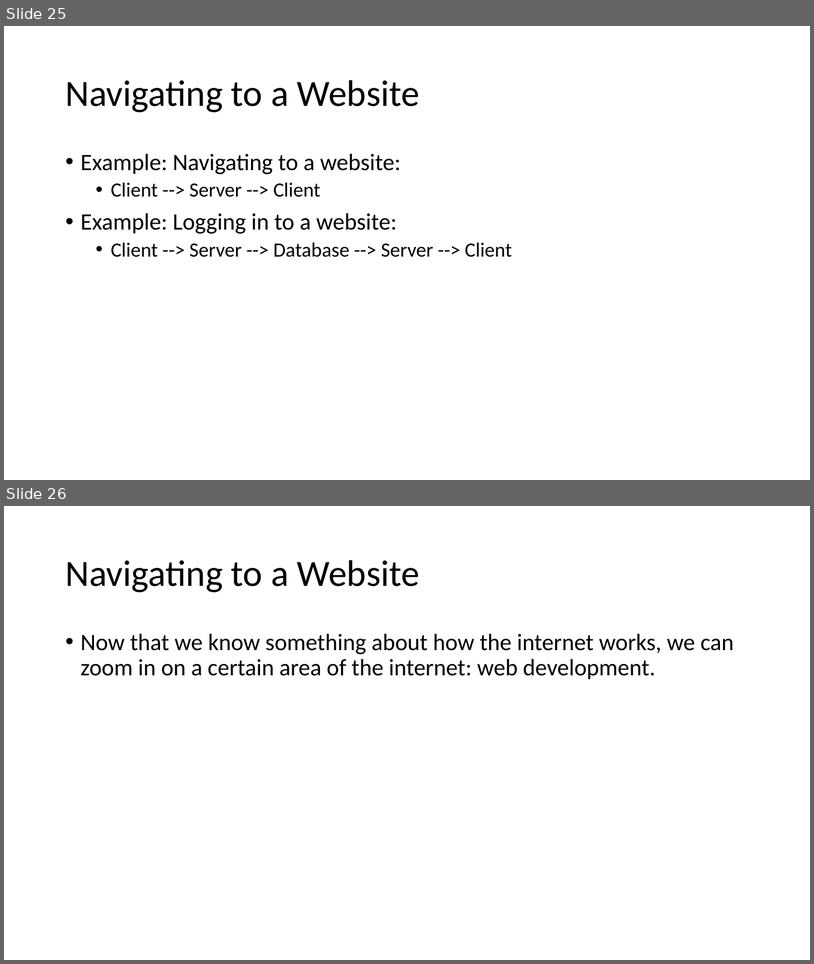
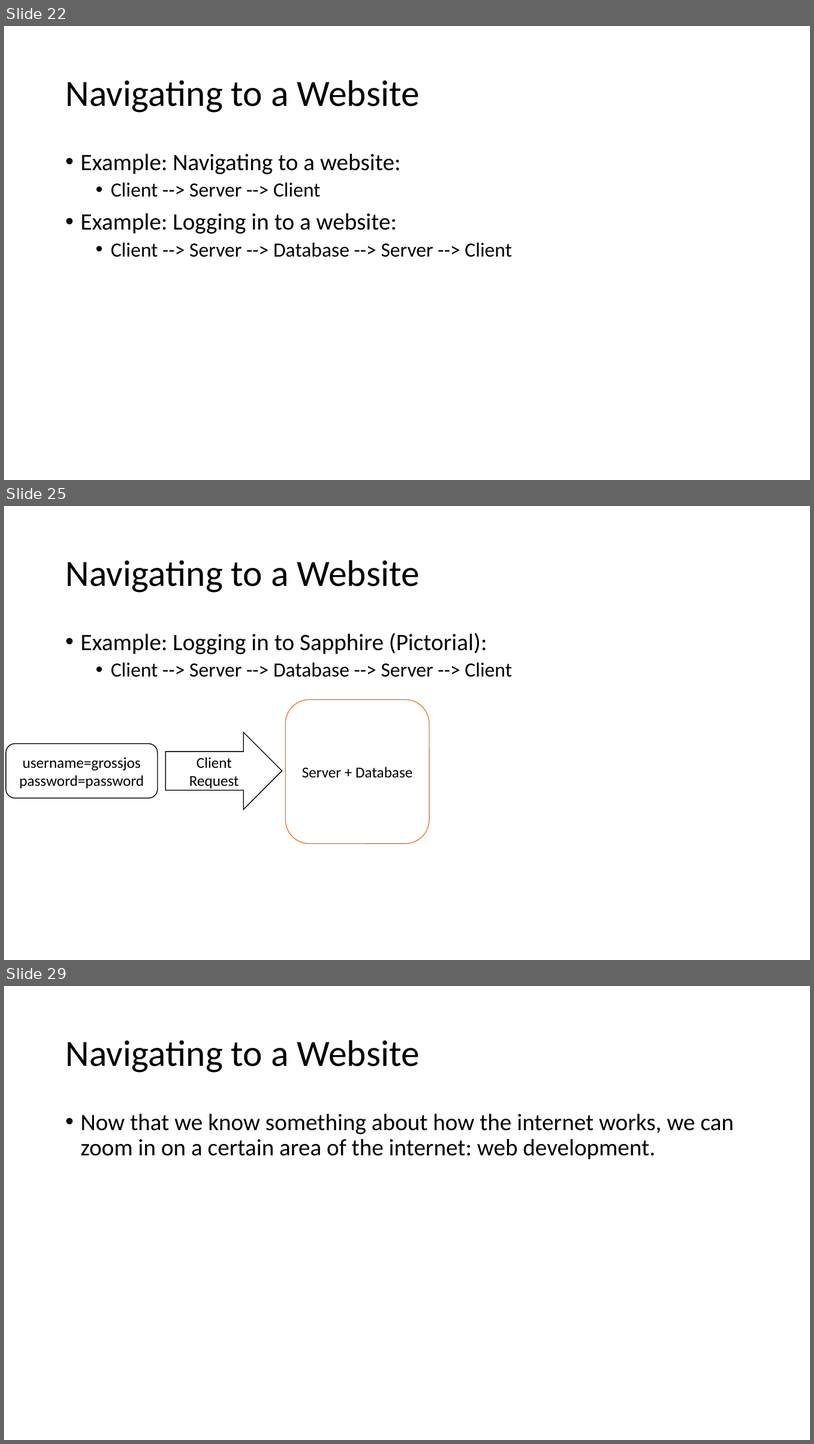
Before and after one commit to MrJoshGross/Course-Curricular-Material, a slide deck: wip/Lecture 7 - Introduction to the Internet.pptx. Shown one above the other, each under a label of ours: slides 25 and 26 before the commit, slides 22, 25 and 29 after it; the slides between them are not shown. The pictures are 814x964 and 814x1444 pixels, drawn with LibreOffice and Linux fonts; fonts in the diff are those of the drawing. Boxes give left, top, right and bottom in pixels: in the first picture for what was removed or moved away, otherwise in the second. Text is boxed around its words. In the diff, an @@ line names an element or a change of style, - is before the commit and + after.

```diff
--- a/wip/Lecture 7 - Introduction to the Internet.pptx
+++ b/wip/Lecture 7 - Introduction to the Internet.pptx
@@ slide 25 added at (4, 506, 810, 960), background #FFFFFF @@
@@ title added at (65, 560, 420, 592), 44 pt, text #000000 @@
+Navigating to a Website
@@ text added at (81, 633, 512, 677), 24 pt, text #000000 @@
+• Example: Logging in to Sapphire (Pictorial):
+  • Client --> Server --> Database --> Server --> Client
@@ rounded rectangle added at (286, 700, 430, 844), fill #FFFFFF, outline #ED7D31 1 pt, 18 pt, text #000000 @@
+Server + Database
@@ right arrow added at (165, 732, 282, 810), fill #FFFFFF, outline #000000 1 pt, 18 pt, text #000000 @@
+Client Request
@@ rounded rectangle added at (6, 744, 158, 798), fill #FFFFFF, outline #000000 1 pt, 18 pt, text #000000 @@
+username=grossjos
+password=password
@@ what was slide 25 is now slide 22 @@
@@ what was slide 26 is now slide 29 @@
```
Also in this commit, not shown: 5 slides changed, 5 other slides added, 3 slides removed, 1 other file.
